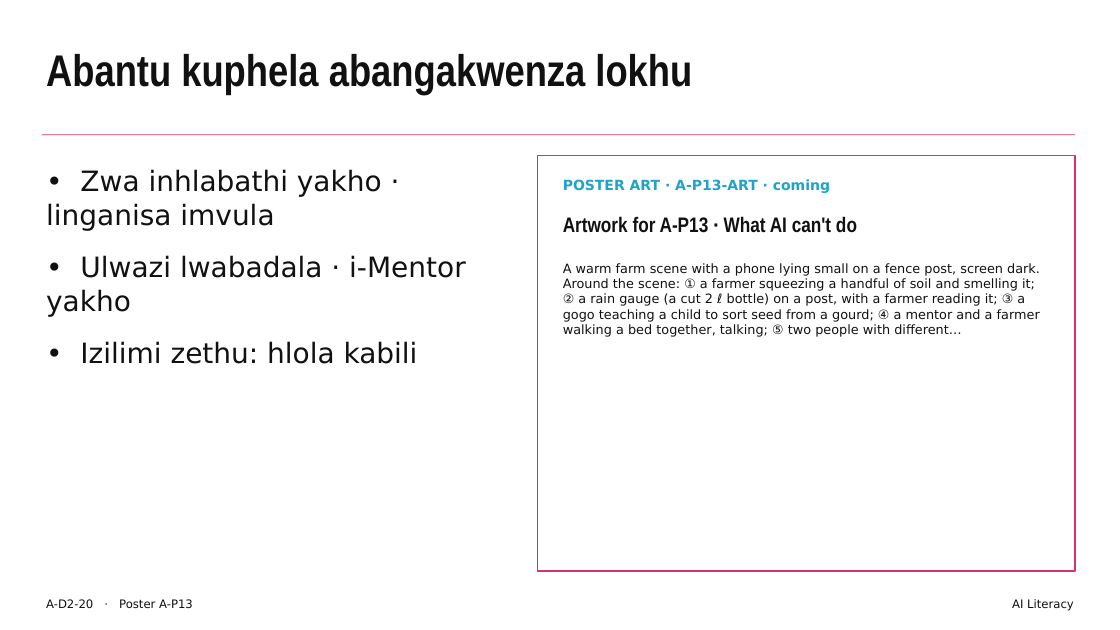
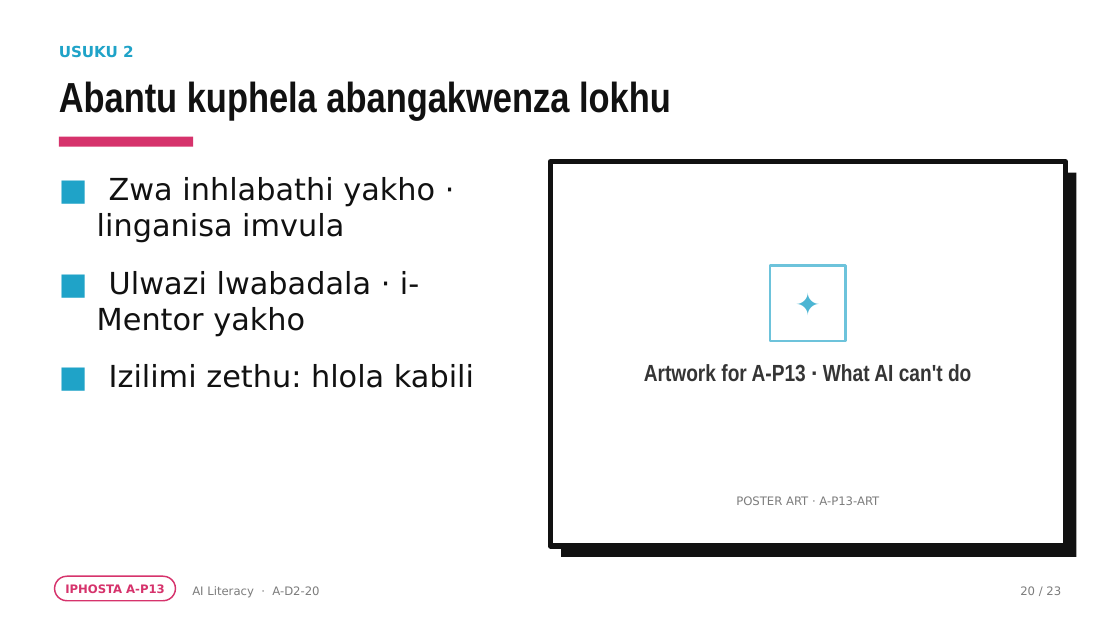
Before and after one commit to rorymclark-prog/ImbewuField, a slide deck: slide 20 of courses/build/ai-literacy/A-D2.zu.pptx. Drawn at 1120x630 pixels with LibreOffice and Linux fonts; fonts in the diff are those of the drawing. Boxes give left, top, right and bottom in pixels: in the first picture for what was removed or moved away, otherwise in the second. Text is boxed around its words. In the diff, an @@ line names an element or a change of style, - is before the commit and + after.

```diff
--- a/courses/build/ai-literacy/A-D2.zu.pptx
+++ b/courses/build/ai-literacy/A-D2.zu.pptx
@@ text added at (x1=59, y1=45, x2=134, y2=58), 13 pt, text #1FA3C8, bold @@
+USUKU 2
@@ text "Abantu kuphela abangakwenza lokhu" moved from (x1=46, y1=54, x2=692, y2=94) to (x1=59, y1=81, x2=671, y2=120) @@
@@ text "Abantu kuphela abangakwenza lokhu" at (x1=59, y1=81, x2=671, y2=120): size 38 to 36 pt; line spacing 1 to 0.95 @@
@@ rectangle removed at (x1=42, y1=134, x2=1075, y2=135) @@
@@ rectangle added at (x1=59, y1=136, x2=193, y2=146), fill #D6336C @@
@@ text at (x1=97, y1=177, x2=474, y2=388): text changed; size 24 to 26 pt @@
-• Zwa inhlabathi yakho · linganisa imvula
-• Ulwazi lwabadala · i-Mentor yakho
-• Izilimi zethu: hlola kabili
+■ Zwa inhlabathi yakho · linganisa imvula
+■ Ulwazi lwabadala · i-Mentor yakho
+■ Izilimi zethu: hlola kabili
@@ rectangle added at (x1=550, y1=162, x2=1065, y2=547), fill #FFFFFF, outline #111111 4.5 pt @@
@@ rectangle resized from (x1=538, y1=155, x2=1075, y2=571) to (x1=561, y1=173, x2=1076, y2=558) @@
@@ rectangle at (x1=561, y1=173, x2=1076, y2=558): fill #FFFFFF to #111111; outline #D6336C 1.25 pt to none @@
@@ text removed at (x1=563, y1=263, x2=1040, y2=337) @@
-A warm farm scene with a phone lying small on a fence post, screen dark. Around the scene: ① a farmer squeezing a handful of soil and smelling it; ② a rain gauge (a cut 2 ℓ bottle) on a post, with a farmer reading it; ③ a gogo teaching a child to sort seed from a gourd; ④ a mentor and a farmer walking a bed together, talking; ⑤ two people with different…
@@ rectangle added at (x1=770, y1=266, x2=846, y2=341), outline #6DC3DB 2 pt @@
@@ text added at (x1=770, y1=266, x2=846, y2=341), 26 pt, text #4CB5D3 @@
+✦
@@ text "Artwork for A-P13 · What ..." moved from (x1=563, y1=216, x2=857, y2=233) to (x1=644, y1=364, x2=971, y2=382) @@
@@ text "Artwork for A-P13 · What ..." at (x1=644, y1=364, x2=971, y2=382): size 18 to 20 pt, text colour #111111 to #353535; alignment left to centre @@
@@ text at (x1=736, y1=496, x2=879, y2=505): text changed; size 12 to 10 pt; text colour #1FA3C8 to #7C7C7C; bold off @@
-POSTER ART · A-P13-ART · coming
+POSTER ART · A-P13-ART
@@ rounded rectangle added at (x1=55, y1=576, x2=176, y2=601), outline #D6336C 1.25 pt @@
@@ text added at (x1=65, y1=584, x2=165, y2=593), 10 pt, text #D6336C, bold @@
+IPHOSTA A-P13
@@ text "AI Literacy · A-D2-20" at (x1=192, y1=586, x2=319, y2=598): vertical alignment top to middle @@
@@ text at (x1=192, y1=586, x2=319, y2=598): text changed; text colour #111111 to #7C7C7C @@
-A-D2-20 · Poster A-P13
+AI Literacy · A-D2-20
@@ text removed at (x1=1012, y1=599, x2=1074, y2=611) @@
-AI Literacy
@@ text added at (x1=1020, y1=586, x2=1061, y2=595), 10 pt, text #7C7C7C @@
+20 / 23
```
Also in this commit, not shown: 22 other slides changed, 49 other files.
